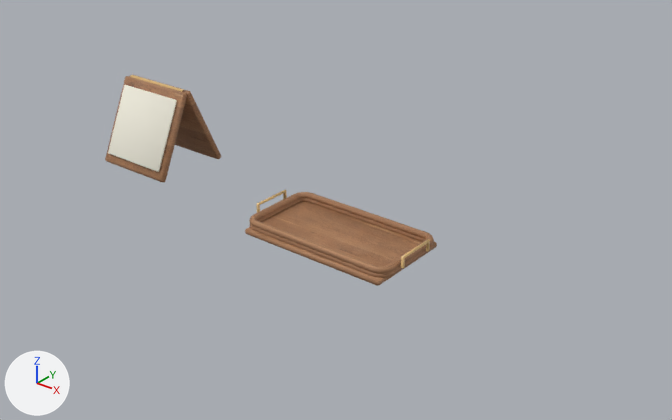
Two versions of the glTF model assets/models/gen/kiosk_counter_details.glb, one commit apart.
One viewpoint serves both versions: a 50 mm camera at (2.18, -4.48, 1.68) aimed at (0.08, -1.86, 0.05). Lighting does not change. The marker at lower left points along +X, +Y and +Z. The first picture is the older version. Where no turn or scale is listed for an object, it has been applied to the vertices.

Names of what the first picture shows: 'Menu brass top hinge', 'Menu inset paper', 'Menu wood stand', 'Menu wood stand.001', 'Serving tray carved rim', 'Serving tray carved rim.001', 'Serving tray inset base', 'Tray brass carry handle', 'Tray brass carry handle.001'.
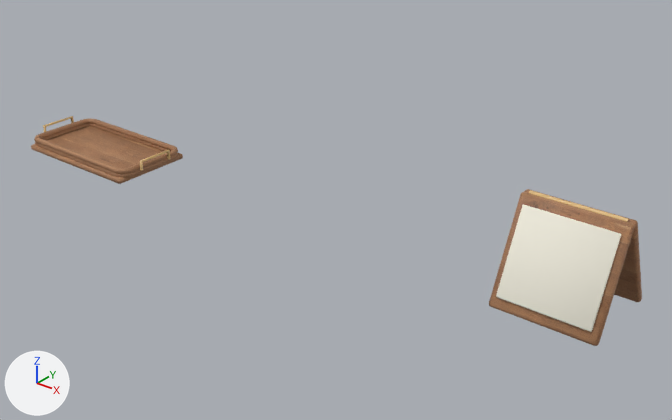
Boxes (x1, y1, x2, y2) around the edits, measured in the pictures (672 x 420 px):
```json
{"object": "Menu inset paper", "change": "moved", "before": [108, 85, 177, 172], "after": [496, 205, 621, 332]}
{"object": "Serving tray inset base", "change": "moved", "before": [245, 202, 437, 286], "after": [31, 126, 183, 184]}
{"object": "Menu wood stand", "change": "moved", "before": [105, 76, 187, 182], "after": [489, 192, 635, 346]}
{"object": "Serving tray carved rim.001", "change": "moved", "before": [249, 192, 434, 274], "after": [34, 118, 178, 174]}
{"object": "Menu wood stand.001", "change": "moved", "before": [130, 75, 221, 159], "after": [524, 189, 642, 302]}
{"object": "Serving tray carved rim", "change": "moved", "before": [250, 198, 434, 278], "after": [35, 124, 178, 178]}
{"object": "Menu brass top hinge", "change": "moved", "before": [130, 75, 185, 92], "after": [529, 190, 629, 222]}
{"object": "Tray brass carry handle.001", "change": "moved", "before": [401, 239, 430, 268], "after": [140, 149, 171, 170]}
{"object": "Tray brass carry handle", "change": "moved", "before": [257, 190, 287, 212], "after": [43, 116, 74, 132]}
```

The change, as JSON lines over the scene's bpy script:
```json
{"op": "set", "path": "ob_menu_wood_stand.location", "old": "(-0.9, -1.98, 0.205)", "new": "(1.1, -1.98, 0.205)"}
{"op": "set", "path": "ob_menu_wood_stand_001.location", "old": "(-0.9, -1.8, 0.205)", "new": "(1.1, -1.8, 0.205)"}
{"op": "set", "path": "ob_menu_inset_paper.location", "old": "(-0.9, -1.999, 0.214)", "new": "(1.1, -1.999, 0.214)"}
{"op": "set", "path": "ob_menu_brass_top_hinge.location", "old": "(0.0, 0.0, 0.0)", "new": "(2.0, 0.0, 0.0)"}
{"op": "set", "path": "ob_serving_tray_inset_base.location", "old": "(0.2, -1.98, 0.016)", "new": "(-1.2, -1.98, 0.016)"}
{"op": "set", "path": "ob_serving_tray_carved_rim.location", "old": "(0.0, 0.0, 0.0)", "new": "(-1.4, 0.0, 0.0)"}
{"op": "set", "path": "ob_serving_tray_carved_rim_001.location", "old": "(0.0, 0.0, 0.0)", "new": "(-1.4, 0.0, 0.0)"}
{"op": "set", "path": "ob_tray_brass_carry_handle.location", "old": "(0.0, 0.0, 0.0)", "new": "(-1.4, 0.0, 0.0)"}
{"op": "set", "path": "ob_tray_brass_carry_handle_001.location", "old": "(0.0, 0.0, 0.0)", "new": "(-1.4, 0.0, 0.0)"}
```
